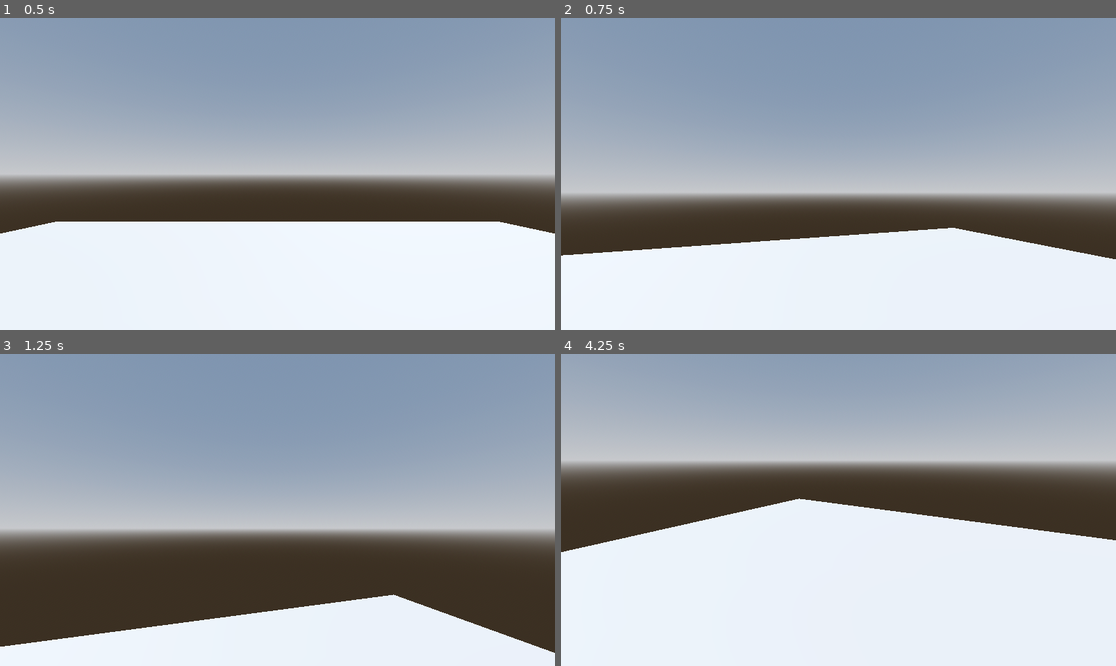
Above: before the commit, frames 1-4 (two rows, left to right).
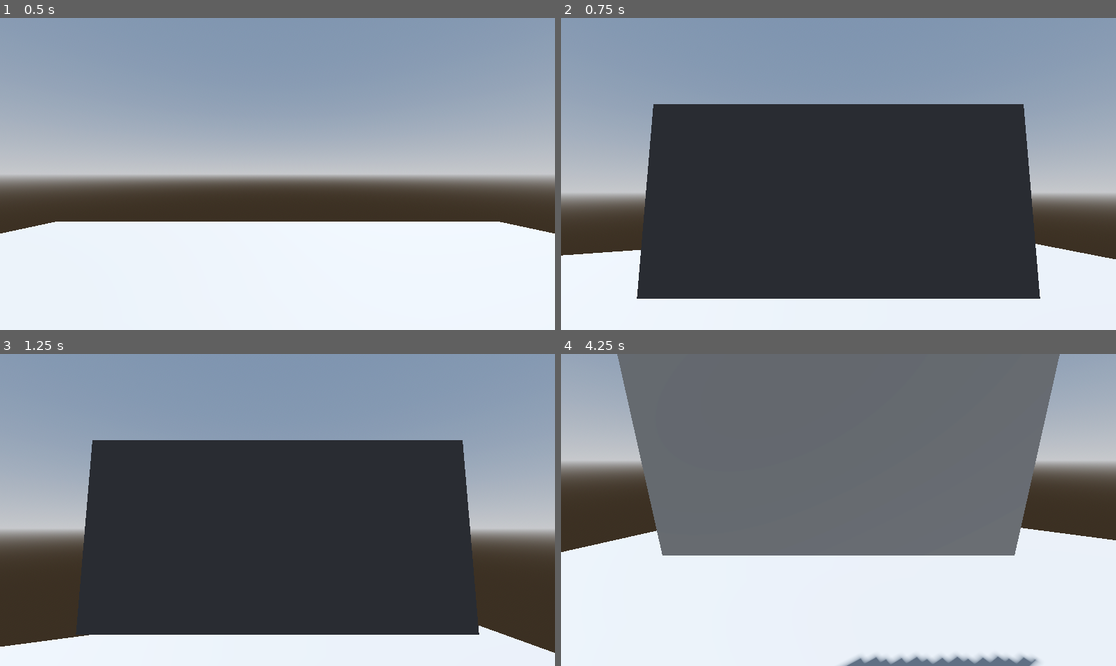
Above: after the commit, the same moments.

Repository: init-Sense/apus
Game: Godot game, scene res://scenes/level/level.tscn
Two runs of this game, one before a commit and one after it. Both use one fixed random seed, a clock stepped at 60 frames per second and the inputs below.
Inputs (mouse positions are in pixels of both pictures, inside the frame that each line leads up to):
- Up to frame 1 (0.5 s): no input
- Up to frame 2 (0.75 s): move the mouse to (866, 174) at 0.52 s; hold W (move_forward) from 0.53 s (still down); tap F (snap, bound only after the commit) at 0.6 s
- Up to frame 3 (1.25 s): keep holding W (move_forward); tap Space (jump) at 0.77 s
- Up to frame 4 (4.25 s): keep holding W (move_forward); move the mouse to (810, 510) at 1.27 s; tap Shift (sprint) at 1.35 s; tap Space (jump) at 1.52, 3.02, 3.77 s; tap F (snap, bound only after the commit) at 1.55, 2.1, 2.85, 3.8 s; move the mouse to (849, 503) at 2.02 s; tap Enter at 2.75 s; move the mouse to (832, 516) at 2.77 s; move the mouse to (877, 513) at 3.52 s; hold Shift (sprint) from 3.53 s (still down)

Frame 1 is identical in both runs. In frame 2, 38% of the frame differs, in the area x 13-87%, y 27-90%; in frame 3, 29%; in frame 4, 47%, in the area x 10-90%, y 0-100%.

Commit message:
chore: Project update

Diff:
--- a/project.godot
+++ b/project.godot
@@ -47,3 +47,8 @@
 "events": [Object(InputEventKey,"resource_local_to_scene":false,"resource_name":"","device":-1,"window_id":0,"alt_press …(182 unchanged characters)…
 ]
 }
+snap={
+"deadzone": 0.5,
+"events": [Object(InputEventKey,"resource_local_to_scene":false,"resource_name":"","device":-1,"window_id":0,"alt_pressed":false,"shift_pressed":false,"ctrl_pressed":false,"meta_pressed":false,"pressed":false,"keycode":0,"physical_keycode":70,"key_label":0,"unicode":102,"echo":false,"script":null)
+]
+}
